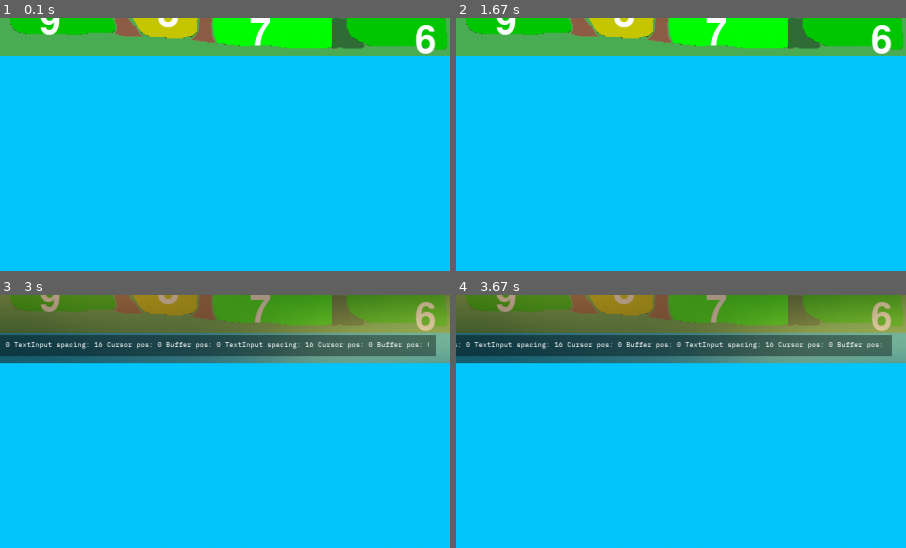
Above: before the commit, frames 1-4 (two rows, left to right).
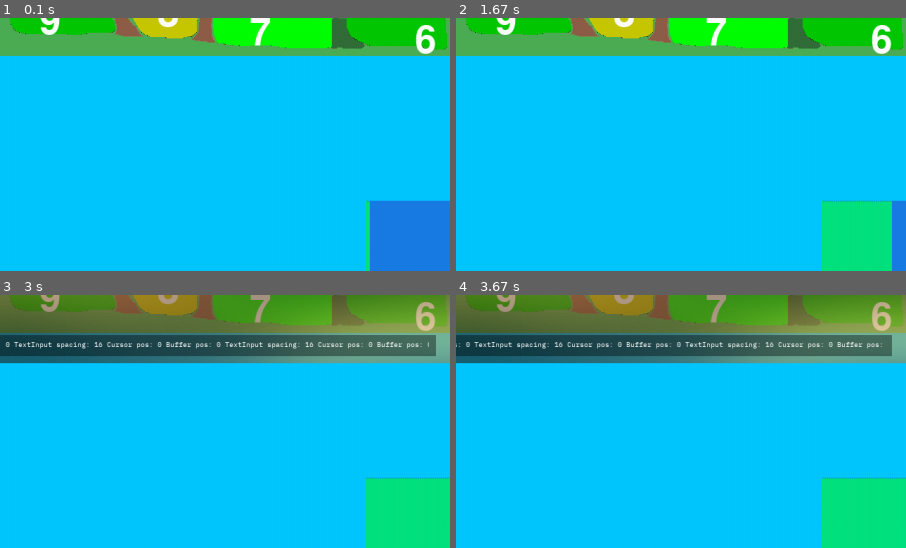
Above: after the commit, the same moments.

Repository: CaptainDeathead/Farm-CEO-ng
Game: pygame game, started from game/main.py
Two runs of this game, one before a commit and one after it. Both use one fixed random seed, a clock stepped at 60 frames per second and the inputs below.
Inputs (mouse positions are % of the whole screen's width and height, from its top left):
- Up to frame 1 (0.1 s): no input
- Up to frame 2 (1.67 s): click (46, 54) at 0.38 s; press the mouse at (24, 68) at 0.7 s; move the mouse to (19, 73) at 0.8 s; release the mouse at (15, 79) at 0.93 s; click (34, 12) at 1.05 s; click (15, 8) at 1.38 s
- Up to frame 3 (3 s): press the mouse at (34, 12) at 1.7 s; move the mouse to (35, 12) at 1.8 s; release the mouse at (36, 13) at 1.93 s; tap F1 at 2 s; tap Enter at 2.33 s; tap Page Down at 2.67 s
- Up to frame 4 (3.67 s): hold Right 3-3.47 s
The pictures show only the part of the screen within x 50-100%, y 50-100%; the shares and areas given below are measured in that part.

The runs differ from the first frame. In frame 1, 5.2% of the frame differs, in the area x 81-100%, y 71-100%; in frame 2, 5.2%; in frame 3, 5.2%; in frame 4, 5.2%.

Commit message:
Performance monitor

Diff:
--- a/game/main.py
+++ b/game/main.py
@@ -8,6 +8,8 @@
 from data import *
 
 if CONSOLE_BUILD: from console import PygameConsole
+
+from performance_monitor import PerformanceMonitor
 
 pg.init()
 
@@ -58,6 +60,9 @@
         sys.stdout = self.console
         logging.getLogger().addHandler(PygameConsoleHandler(self.console))
 
+        self.delta_time = 0.0
+        self.performance_monitor = PerformanceMonitor(self.screen, (self.WIDTH - 120, self.HEIGHT - 100))
+
     def main(self) -> None:
         pg.display.set_caption(self.TITLE)
         pg.display.set_icon(self.farm_ceo.RESOURCE_MANAGER.load_image("game_icon.png", (100, 100)))
@@ -73,10 +78,13 @@
             self.farm_ceo.foreground_render()
             self.farm_ceo.ui_render()
 
+            self.performance_monitor.update(self.delta_time)
+            self.performance_monitor.draw()
+
             self.console.update(events)
 
             pg.display.flip()
-            self.clock.tick(self.FPS)
+            self.delta_time = self.clock.tick(self.FPS)
 
 def main() -> None:
     window = Window()
--- /dev/null
+++ b/game/performance_monitor.py
@@ -0,0 +1,39 @@
+import pygame as pg
+
+from typing import Sequence, List
+
+pg.init()
+
+class PerformanceMonitor:
+    TARGET_FPS: float = 60.0
+    TARGET_FRAME_TIME: float = 1000.0 / TARGET_FPS
+
+    def __init__(self, parent_surface: pg.Surface, pos: Sequence[int]) -> None:
+        self.parent_surface = parent_surface
+        self.pos = pos
+
+        self.rendered_surface = pg.Surface((120, 100), pg.SRCALPHA)
+        self.rendered_surface.set_alpha(128)
+
+        self.last_120_frames: List[float] = []
+
+    def get_frame_color(self, frame_percent: float) -> pg.Color:
+        r = max(0, min(255, int(255 * (1 - (frame_percent / 60)))))
+        g = max(0, min(255, int(255 * (frame_percent / 60))))
+        b = 0
+
+        return pg.Color(r, g, b)
+
+    def draw(self) -> None:
+        self.rendered_surface.fill((50, 50, 200))
+
+        for x, frame in enumerate(self.last_120_frames):
+            frame_percent = min(100, frame / self.TARGET_FPS * 100)
+            pg.draw.line(self.rendered_surface, self.get_frame_color(frame), (x, 100), (x, 100 - frame_percent))
+
+        self.parent_surface.blit(self.rendered_surface, self.pos)
+
+    def update(self, delta_time: float) -> None:
+        if len(self.last_120_frames) == 120: self.last_120_frames.pop(0)
+
+        self.last_120_frames.append(round(1.0 / (delta_time / 1000.0 + 0.00000001), 2)) # gets current FPS
--- a/game/save_manager.py
+++ b/game/save_manager.py
@@ -165,7 +165,7 @@
 
     def create_vehicle(self, header: bool, brand: str, model: str, ) -> None:
         if header:
-            static_conf = self.STATIC_VEHICLES_DICT["Harvestors"][brand][model]
+            static_conf = self.STATIC_VEHICLES_DICT["Harvesters"][brand][model]
             vehicle = {
                 "header": True,
                 "brand": brand,
